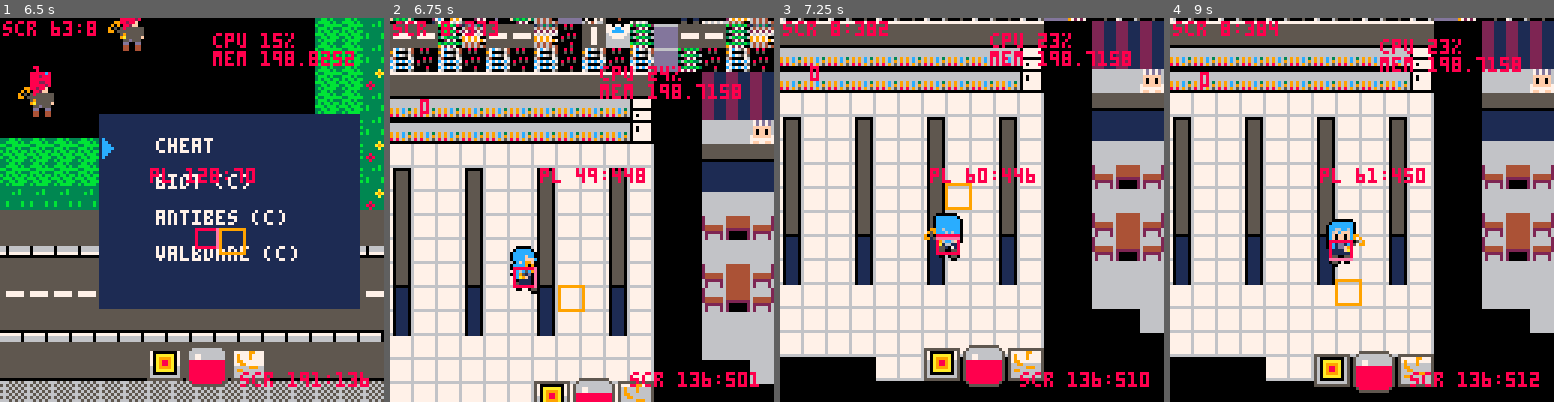
Above: before the commit, frames 1-4 (left to right).
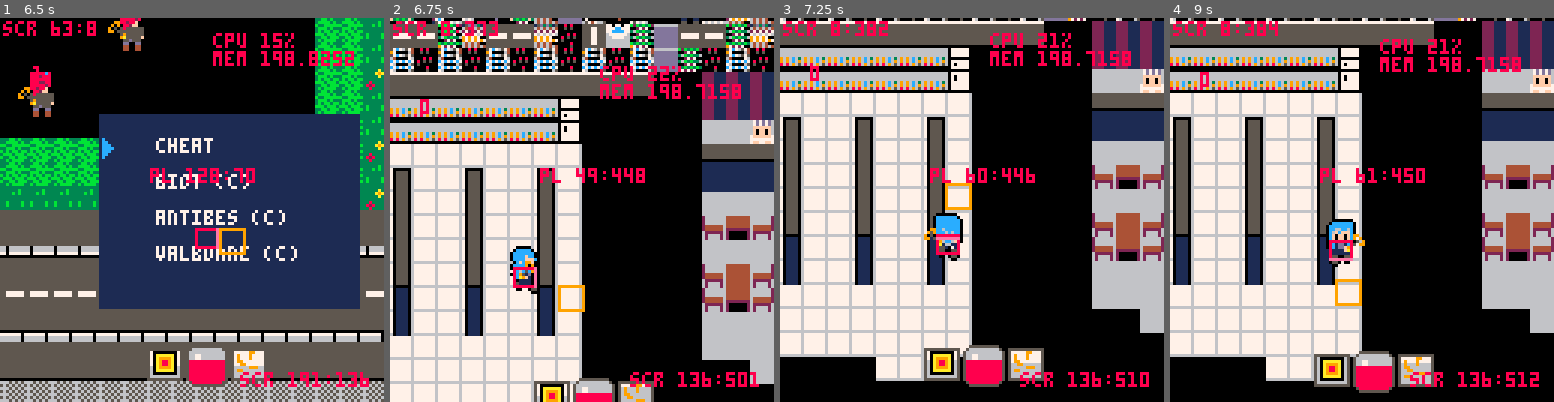
Above: after the commit, the same moments.

Repository: JasonHaenlin/pico-8-sophiaquest
Game: PICO-8 cartridge sophiaquest.p8
Same seed, same stepped clock (60 frames per second), same inputs: the game is played once before the commit and once after it.
Inputs:
- Up to frame 1 (6.5 s): tap X (X key) at 0.33, 1.07, 1.85, 2.97, 4.08, 5.2, 6.32 s; tap O (Z key) at 0.7, 1.7, 2.1, 2.5, 2.9, 3.3, 3.7, 4.1, 4.5, 4.9, 5.3, 5.7, 6.1 s; hold Right 1.6-2.1 s; hold Up 2.15-2.42 s; hold Right 2.47-3.03 s; hold Left 3.08-3.58 s; hold Down 3.63-3.97 s; hold Right 4.02-4.68 s; hold Up 4.73-5.03 s; hold Left 5.08-5.68 s; hold Down 5.73-6.03 s; hold Right from 6.08 s (still down)
- Up to frame 2 (6.75 s): tap O (Z key) at 6.5 s; release Right at 6.58 s; hold Right from 6.63 s (still down)
- Up to frame 3 (7.25 s): tap O (Z key) at 6.9 s; release Right at 7.13 s; hold Up from 7.18 s (still down)
- Up to frame 4 (9 s): tap O (Z key) every 0.4 s from 7.3 to 8.9 s; tap X (X key) at 7.43, 8.55 s; release Up at 7.45 s; hold Right 7.5-8.07 s; hold Left 8.12-8.62 s; hold Down from 8.67 s (still down)

Frame 1 is identical in both runs. In frame 2, 13% of the frame differs, in the area x 15-73%, y 0-100%; in frame 3, 13%; in frame 4, 14%, in the area x 43-73%, y 5-89%.

Commit message:
Fixed positionning of areas.

Diff:
--- a/sophiaquest.p8
+++ b/sophiaquest.p8
@@ -1698,37 +1698,37 @@
 e55ee55ee51111eee55ee55ee11ee11ee511111ee11ee11eeddeeddee4ddddeeeddeeddee11ee11ee511111ee11ee11ee00ee00ee000000ee00ee00eee00eeee
 e55ee55ee55ee55ee55ee55ee11ee55ee55ee11ee55ee11ee44ee44ee44eed4ee44ee44ee11ee55ee55ee11ee55ee11ee00ee00ee00ee00ee00ee00eeeeeeeee
 e55eeeeeeeeeee55eeeee55ee55eeeeeeeeeee55eeeee55ee44eeeeeeeeeee44eeeee44ee55eeeeeeeeeee55eeeee55ee00eeeeeeeeeee00eeeee00eeeeeeeee
-525252525252525252525252000066666666666666666666660000000000000000007474d0d09797d0d09797e3e397970000979797d0d0979797979797009797
+5252525252525252525252520000666666666666666666666600000000000000000000007474d0d09797d0d09797e3e39797979797d0d0979797979797009797
 97d0d0d09797d0d0d09797d0d0d09797d0d0d09797000097d0d0d0d09797d0d0d0d0d0d00097d0d0d0d0d09797d0d0d0d09797d0d0d0d0d09797d0d0d0d09700
-a7d7d7d7d7d7d7d7d7d7d7a700006666666666666666666666009797000097d0d09734346464646464646464d3d3646400006464646464d3d3d364d3d3006464
+a7d7d7d7d7d7d7d7a7000000000066666666666666666666660000009797000097d0d09734346464646464646464d3d364646464646464d3d3d364d3d3006464
 64646464646464646464646464646464646464646400006464646464646464646464646400646464646464646464646464646464646464646464646464646400
-b7d7d7d7d7d7d7d7d7d7d7b70000b1b1f8b1b1f8b1b1f8b1b1008383979783646483353576767676767676767676767600002727272727d3d3d327d3d3002727
+b7d7d7d7d7d7d7d7b70000000000b1b1f8b1b1f8b1b1f8b1b1000000838397978364648335357676767676767676767676760000002727d3d3d327d3d3002727
 27272727272727272727272727272727272727272700001576767676767676767674767700157676767676767676767476760015767676767676767476760000
-b3b3b3b3b3b3b3b3b3b3b3b300000707070707070707070707007575838375757575767676767600007474767676767600002727002727272727272727002727
+b3b3b3b3b3b3b3b3b300000000000707070707070707070707000000757583837575757576767676760000747476767676760000002727272727272727002727
 27272727272727272727271583271583271583272700007665747665747665747675577700766574766574766574767557770076657476657476767557770000
-b3a2b3b3a2b3b3a2b3b3a2b300001717171717171717171717007676757576767676767676767600003434767676747600002727006574272765742727002727
+b3a2b3b3a2b3b3a2b300000000001717171717171717171717000000767675757676767676767676760000343476767674760000002727272765742727002727
 27009797979797002727276575276575276575272700007665757665757665757676767797766575766575766575767676770076657576657576767676770000
-b3f3b3b3f3b3b3f3b3b3f3b30000c7c7c7c7c7c7c7c7c7c7c7007676767676767676767676767600003535767676745700002727006575272765752727002727
+b3f3b3b3f3b3b3f3b30000000000c7c7c7c7c7c7c7c7c7c7c7000000767676767676767676767676760000353576767674570000002727272765752727002727
 27006464646464009797979797979797979797272700007665747665747665747676767664766574766574766574767676770076657476657476767676770000
-b3f3b3b3f3b3b3f3b3b3f3b30000657557c7657557c7657557007676767676009797977676767600007676767676757600002727979797979797979797002727
+b3f3b3b3f3b3b3f3b30000000000657557c7657557c7657557000000767676767600979797767676760000767676767675760000002727979797979797002727
 27002727272727006464646464646464646464272700007665757665757665757676767676766575766575766575767676760076657576657576767676760000
-b3f3b3b3f3b3b3f3b3b3f3b30000c7c7c7c7c7c7c7c7c7c7c700979776767697838383767676760000767676767676760000272764d3d3d364d3d364d3002727
+b3f3b3b3f3b3b3f3b30000000000c7c7c7c7c7c7c7c7c7c7c7000000979776767697838383767676760000767676767676760000002727d364d3d364d3002727
 27002727002727006527272727272727272727272700009797979797979797979797769797979797979797979797979776979797979797979797979734979700
-b3b2b3b3b2b3b3b2b3b3b2b30000657457c7657457c765745700646476767664757575767676760000767676767676760000272727d3d3d315d3d315d3002727
+b3b2b3b3b2b3b3b2b30000000000657457c7657457c7657457000000646476767664757575767676760000767676767676760000002727d315d3d315d3002727
 271527270027270065272700979797979797979797000064d3d3d3a7a76464646464766464646464646464646464646476646464646464646464646435646400
-b336b3b336b3b336b3b336b30000657557c7657557c7657557007676767676767676767676767600000000000000000000002727272727272727272727002783
+b336b3b336b3b336b30000000000657557c7657557c7657557000000767676767676767676767676760000000000000000000000002727272727272727002783
 272727270027270065272700a7a764646464646464000076d3d3d3a7a77676767676760076767676767676767676767676767676767676767676767676767600
-b336b3b336b3b336b3b336b30000c7c7c7c7c7c7c7c7c7c7c7007676767676767676767600000000000000000000000000002727979797979797970027006575
+b336b3b336b3b336b30000000000c7c7c7c7c7c7c7c7c7c7c7000000767676767676767676760000000000000000000000000000002727979797970027006575
 272727270027270065767600a7a77615767683767600006576767676767676767676760076760097979797979797979797979797979797979797979797979700
-b3b3b3b3b3b3b3b3b3b3b3b30000c7c7c7c7c7c7c7c7c7c7c7009797e39776769797e3e300000000000000000000000000002727646464646464640027979797
+b3b3b3b3b3b3b3b3b30000000000c7c7c7c7c7c7c7c7c7c7c70000009797e39776769797e3e30000000000000000000000000000002727646464640027979797
 97979797972727007676760076767676766574577600006576767676767676009797979776760064646464646464a7a7a7d3d364646464646464646464646400
-b3b3b3b3b3b3b3b3b3b3b3b300000000c7c700000000000000006464d36476766464d3d300000000000000000000000000002727373737373737370027646464
+b3b3b3b3b3b3b3b3b300000000000000c7c7000000000000000000006464d36476766464d3d30000000000000000000000000000002727373737370027646464
 64646464642727001576760076767676767675767600000000000000007676006464646476760076767676767676a7a7a7d3d376767676767676767676767600
-b3b3b3b3b3b3b3b3b3b3b3b300000000000000000000000000007676d37676767676d3d300000000000000000000000000002727272727272727270027272727
+b3b3b3b3b3b3b3b3b3000000000000000000000000000000000000007676d37676767676d3d30000000000000000000000000000002727272727270027272727
 15152727272727001576760076767676767676767600007676767676767676001537371576769776767676767676767676767676767600767676767683767600
-0000000000b3b3000000000000000000000000000000000000007676767676767676767600000000000000000000000000002727272727272727270027272727
+0000000000b3b3000000000000000000000000000000000000000000767676767676767676760000000000000000000000000000002727272727270027272727
 27272727272727007676767676767615767676767600007676767676767676007676767676766476767676767676767676767676767600767676766574577600
-00000000000000000000000000000000000000000000000000000000000076760000000000000000000000000000000000000000000000272700000000000000
+00000000000000000000000000000000000000000000000000000000000000007676000000000000000000000000000000000000000000272700000000000000
 00000000000000000000000000000000000000000000007676760000767676001576767676767676767676767676767676767676767600157676766575767600
 __gff__
 000080008000008080808080808000008000000080000080808080808000000080008080800000808080000000000000800080808000000002a000000080800000000080808080808000000000000000008000808080008080000000000000000000000080808080800000000000000085850505000000808080808000000000
